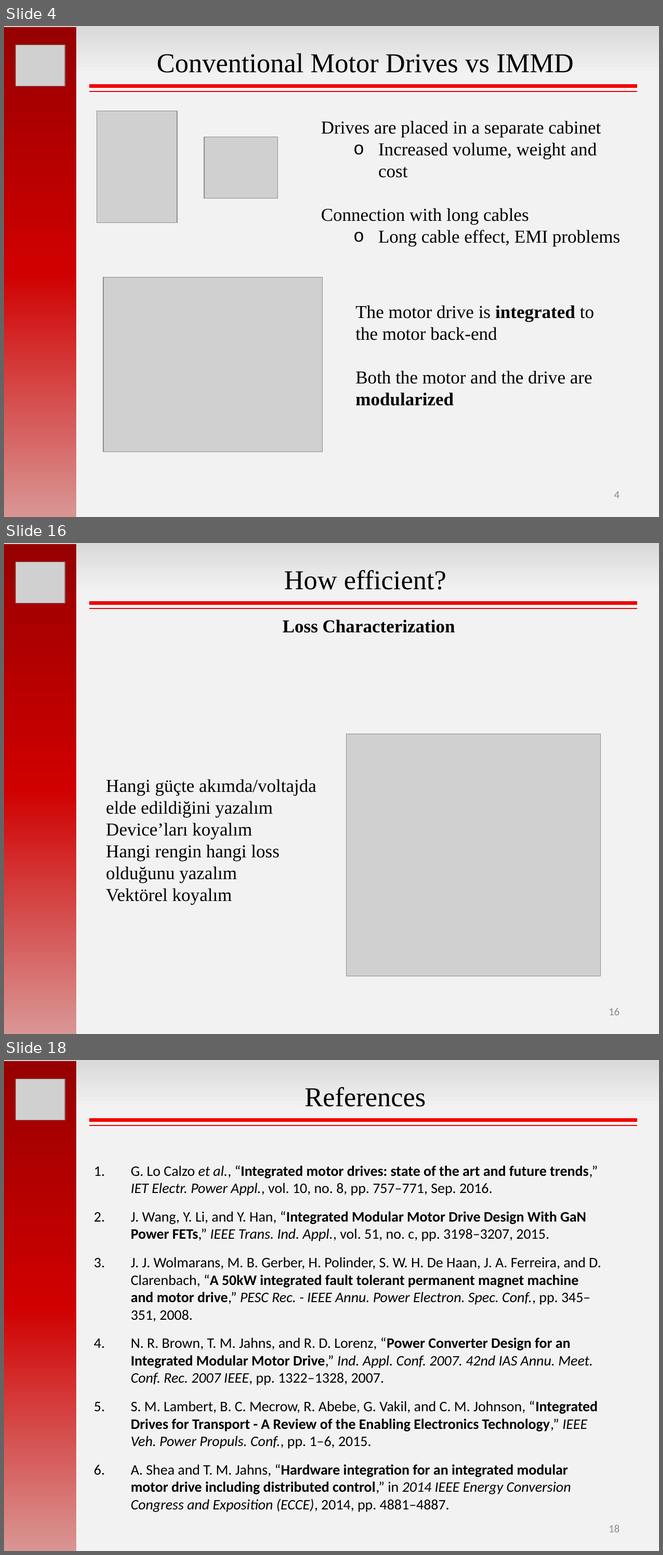
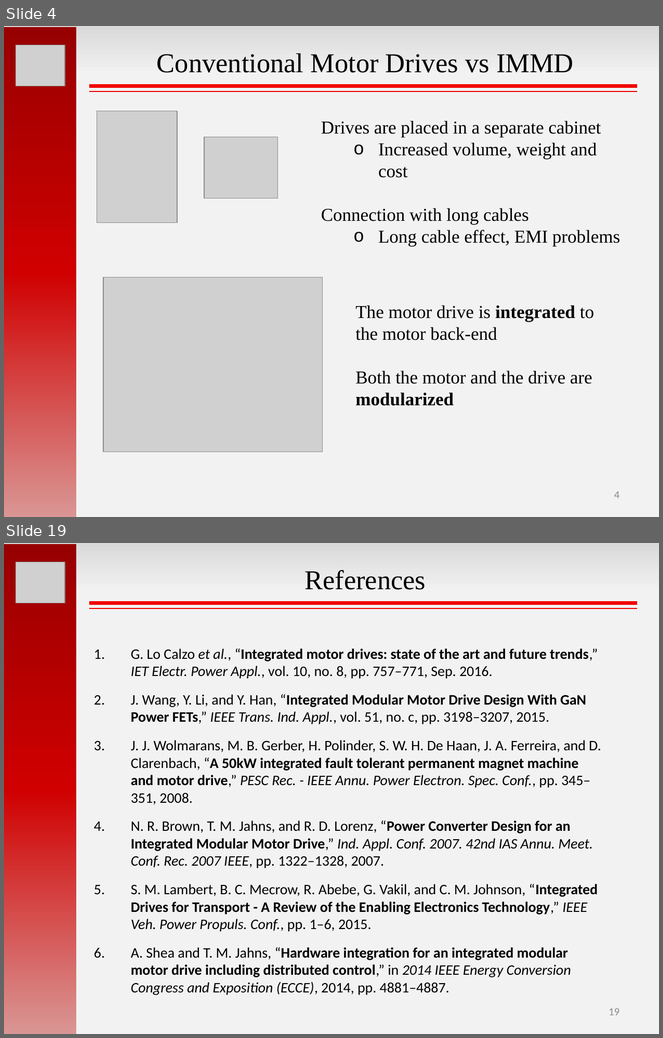
Before and after one commit to hakanpolat/IMMD, a slide deck: GRW2017/sunum/GRW2017_MesutUğur.pptx. Shown one above the other, each under a label of ours: slides 4, 16 and 18 before the commit, slides 4 and 19 after it; the slides between them are not shown. The pictures are 663x1555 and 663x1038 pixels, drawn with LibreOffice and Linux fonts; fonts in the diff are those of the drawing; grey boxes stand for pictures. Boxes give left, top, right and bottom in pixels: in the first picture for what was removed or moved away, otherwise in the second. Text is boxed around its words. In the diff, an @@ line names an element or a change of style, - is before the commit and + after.

```diff
--- a/GRW2017/sunum/GRW2017_MesutUğur.pptx
+++ b/GRW2017/sunum/GRW2017_MesutUğur.pptx
@@ slide 16 removed at [4, 543, 659, 1034], background gradient #D9D9D9 to #F2F2F2 @@
@@ rectangle removed at [4, 544, 77, 1034] @@
@@ picture removed at [16, 562, 65, 603] @@
@@ text removed at [284, 570, 447, 590] @@
-How efficient?
@@ line removed from (89, 603) to (637, 603) @@
@@ line removed from (89, 609) to (637, 609) @@
@@ text removed at [283, 619, 455, 633] @@
-Loss Characterization
@@ picture removed at [346, 734, 601, 977] @@
@@ text removed at [106, 779, 317, 905] @@
-Hangi güçte akımda/voltajda elde edildiğini yazalım
-Device’ları koyalım
-Hangi rengin hangi loss olduğunu yazalım
-Vektörel koyalım
@@ page number removed at [609, 1008, 620, 1016] @@
-16
@@ what was slide 18 is now slide 19 @@
@@ page number at [609, 1008, 620, 1016]: text changed @@
-18
+19
```
Also in this commit, not shown: 11 slides changed, 4 slides added, 2 other slides removed, 2 other files.
